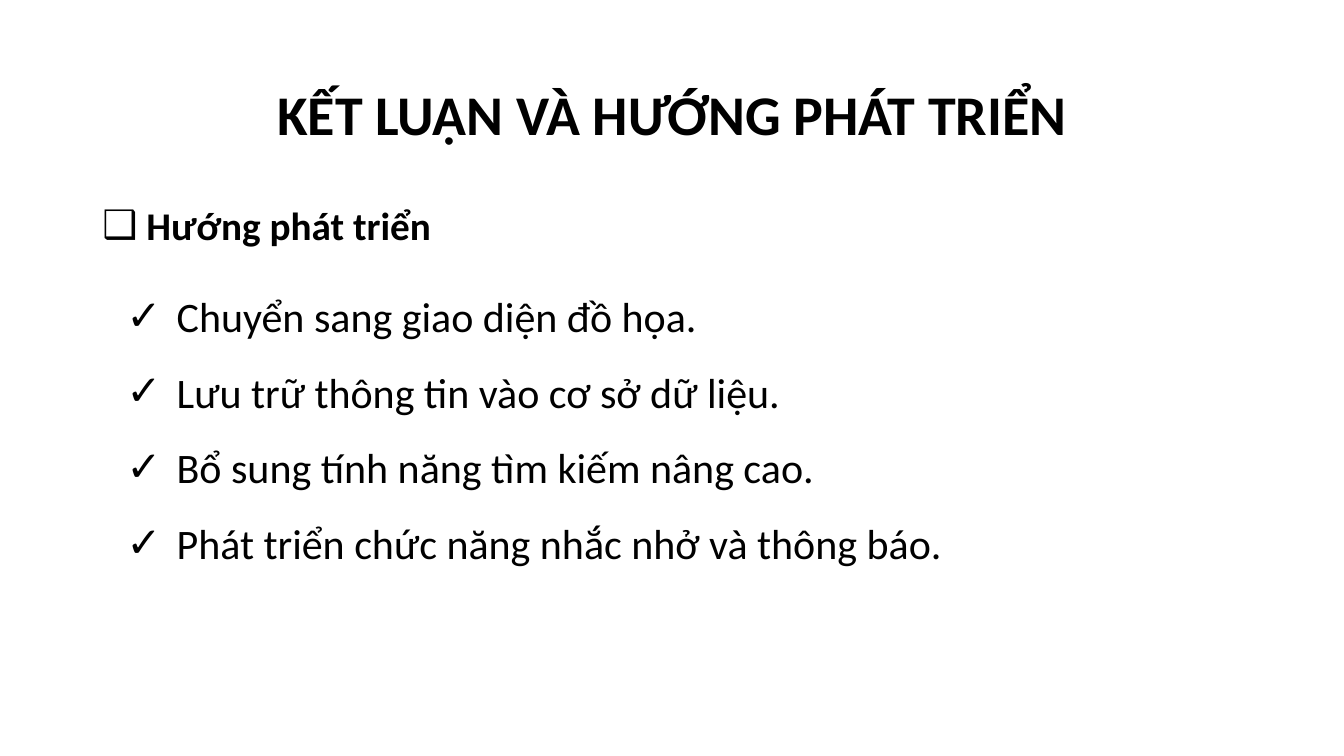
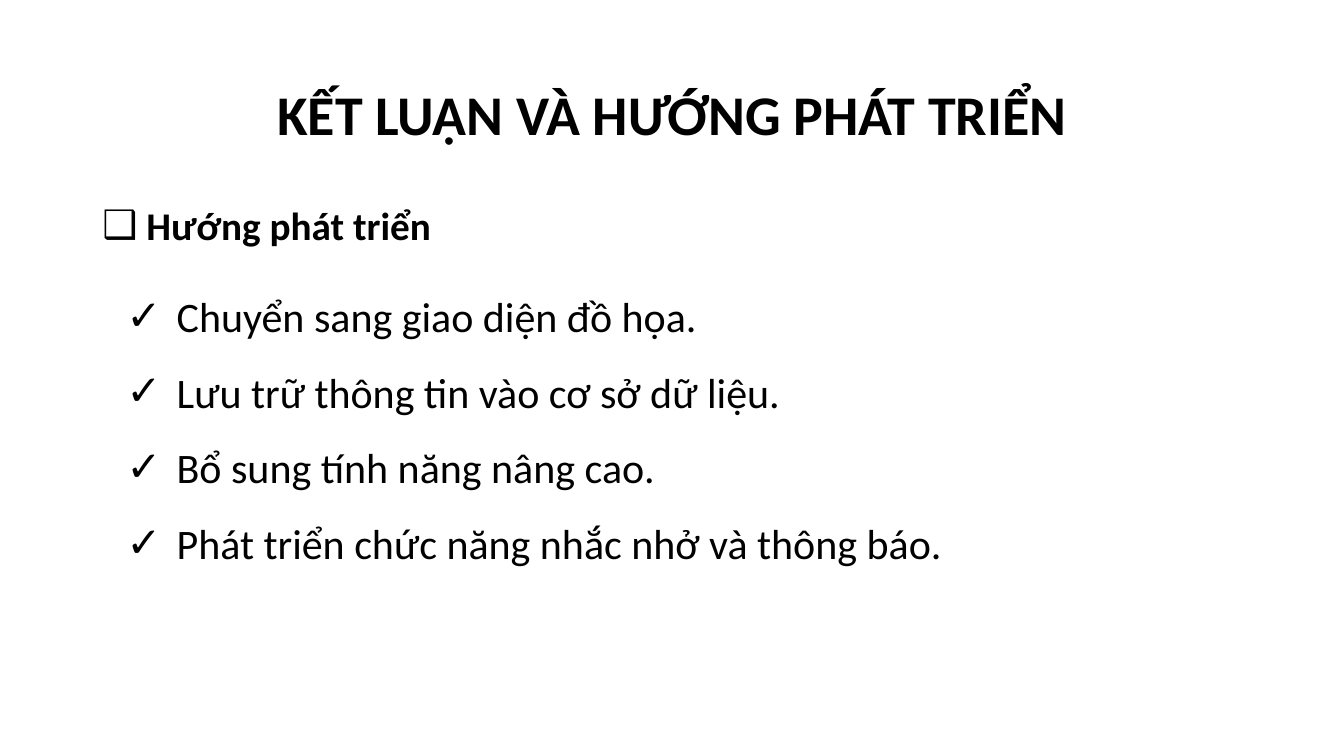
Before and after one commit to phamthevinhtv/csn-da22ttc-phamthevinh-vattunongnghiep, a slide deck: slide 12 of thesis/abs/CSN-PhamTheVinh-110122208-DA22TTC.pptx. Drawn at 1344x756 pixels with LibreOffice and Linux fonts; fonts in the diff are those of the drawing; background and template pictures are left out. Boxes give left, top, right and bottom in pixels: in the first picture for what was removed or moved away, otherwise in the second. Text is boxed around its words. In the diff, an @@ line names an element or a change of style, - is before the commit and + after.

```diff
--- a/thesis/abs/CSN-PhamTheVinh-110122208-DA22TTC.pptx
+++ b/thesis/abs/CSN-PhamTheVinh-110122208-DA22TTC.pptx
@@ text at [177, 450, 655, 491]: text changed @@
-✓ Bổ sung tính năng tìm kiếm nâng cao.
+✓ Bổ sung tính năng nâng cao.
```
Also in this commit, not shown: 2 other slides changed.
